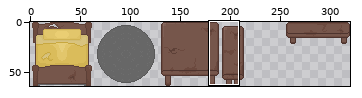
Sprite sheet -- Assets/Sprites/Furniture/Furniture 64.png. The picture above shows the old version from afar; the outline marks the close-up.
Close-up. First the earlier version:
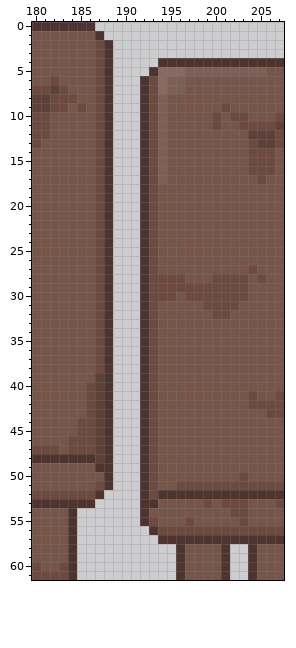
The file is 320x64 pixels. Colours within 5 levels of each other are drawn and written as one. Shown: x 180..207, y 0..61. The commit also changed other parts of the picture, which this record leaves out.
Now the later version:
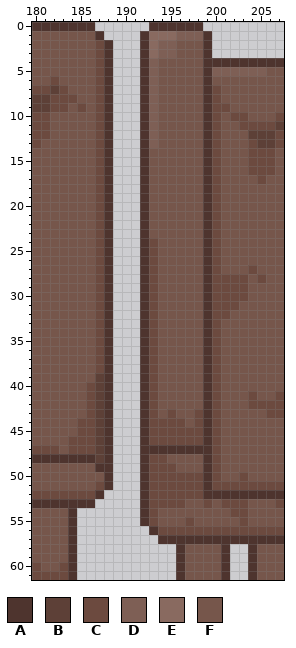
Palette (. is transparent): A #4e342e  B #5d4037  C #6c4a3f  D #7e5f55  E #896a60  F #76564b
Changes in this commit:
@@ x 190..202 @@
- 0 .............
- 1 .............
- 2 .............
- 3 .............
- 4 ....AAAAAAAAA
- 5 ...AEEEDDDDDD
- 6 ..ACEDDFFFFFF
- 7 ..ACEDDFFFFFF
- 8 ..ACDFFFFFFFF
- 9 ..ACDFFFFFFCF
-10 ..ACDFFFFFCFC
-11 ..ACDFFFFFCFF
-12 ..ACDFFFFFFFF
-13 ..ACDFFFFFFFF
-14 ..ACDFFFFFFFF
-15 ..ACDFFFFFFFF
-16 ..ACDFFFFFFFF
-17 ..ACDFFFFFFFF
-18 ..ACFFFFFFFFF
-19 ..ACFFFFFFFFF
-20 ..ACFFFFFFFFF
-21 ..ACFFFFFFFFF
-22 ..ACFFFFFFFFF
-23 ..ACFFFFFFFFF
-24 ..ACFFFFFFFFF
-25 ..ACFFFFFFFFF
-26 ..ACFFFFFFFFF
-27 ..ACFFFFFFFFF
-28 ..ACCCCFFFCCC
-29 ..ACCCCCCCCCC
-30 ..ACCCFCCCCCC
-31 ..ACFFFFFCCCC
-32 ..ACFFFFFFCCF
-33 ..ACFFFFFFFFF
-34 ..ACFFFFFFFFF
-35 ..ACFFFFFFFFF
-36 ..ACFFFFFFFFF
-37 ..ACFFFFFFFFF
-38 ..ACFFFFFFFFF
-39 ..ACFFFFFFFFF
-40 ..ACFFFFFFFFF
-41 ..ACFFFFFFFFF
-42 ..ACFFFFFFFFF
-43 ..ACFFFFFFFFF
-44 ..ACFFFFFFFFF
-45 ..ACFFFFFFFFF
-46 ..ACFFFFFFFFF
-47 ..ACFFFFFFFFF
-48 ..ACFFFFFFFFF
-49 ..ACFFFFFFFFF
-50 ..ACFFFFFFFFF
-51 ..ACFFCCCCCCC
-52 ..ACAAAAAAAAA
-53 ..AAFFFFFCFCC
-54 ..AFFFFFFFFFC
+ 0 ...AAAAAA....
+ 1 ..AEEEDDDA...
+ 2 ..AEDDFFFA...
+ 3 ..AEDDFFFA...
+ 4 ..ADFFFFFAAAA
+ 5 ..ADFFFFFADDD
+ 6 ..ADFFFFFAFFF
+ 7 ..ADFFFFFACFF
+ 8 ..ADFFFFFACFF
+ 9 ..ADFFFFFACCF
+10 ..ADFFFFFACFC
+11 ..ADFFFFFACFF
+12 ..ADFFFFFACFF
+13 ..ADFFFFFACFF
+14 ..AFFFFFFACFF
+15 ..AFFFFFFACFF
+16 ..AFFFFFFACFF
+17 ..AFFFFFFACFF
+18 ..AFFFFFFACFF
+19 ..AFFFFFFACFF
+20 ..AFFFFFFACFF
+21 ..AFFFFFFACFF
+22 ..AFFFFFFACFF
+23 ..AFFFFFFACFF
+24 ..ACFFFFFACFF
+25 ..ACFFFFFACFF
+26 ..ACFFFFFACFF
+27 ..ACFFFFFACFF
+28 ..ACFFFFFACCC
+29 ..ACFFFFFACCC
+30 ..ACFFFFFACCC
+31 ..ACFFFFFACCC
+32 ..ACFFFFFACCF
+33 ..ACFFFFFACFF
+34 ..ACFFFFFACFF
+35 ..ACFFFFFACFF
+36 ..ACFFFFFACFF
+37 ..ACFFFFFACFF
+38 ..ACFFFFFACFF
+39 ..ACFFFFFACFF
+40 ..ACFFFFFACFF
+41 ..ACFFFFFACFF
+42 ..ACFFFFFACFF
+43 ..ACFCFFCACFF
+44 ..ACCCCFCACFF
+45 ..ACCCCCCACFF
+46 ..ACCCCCCACFF
+47 ..AAAAAAAACFF
+48 ..ACCFFFFACFF
+49 ..ACCCFFFACFF
+50 ..ACCCCCCACFF
+51 ..ACCCCCCACCC
+52 ..ACCCCCCAAAA
+53 ..ACCCCFFCFCC
+54 ..ACFFFFFFFFC
 55 ..ACFFFCFFFFF
Changed places in both close-ups, as pixel boxes (x1, y1, x2, y2):
changed: (140, 22, 221, 517)
